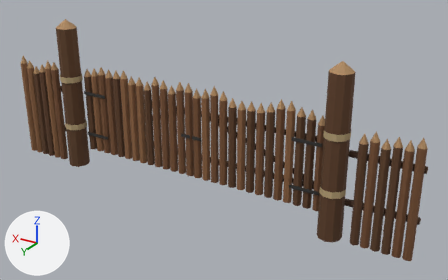
The glTF model public/assets/island/byeolmaru-v1/fence_gate_wide.glb as it was, and as the next commit left it.
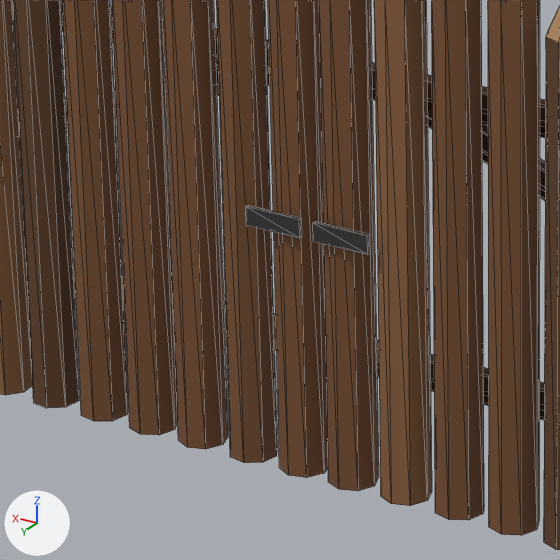
Each version appears first whole from a 50 mm camera at (-5.06, 7.37, 4.7) aimed at (-0.51, -0.2, 0.91), and next in a close-up on the part from 32% to 51% of the width and 36% to 68% of the height. Arrows for +X, +Y and +Z are at lower left; the lights stay in place. The last two pictures show the newer version. The close-ups show mesh edges as thin lines. Where no turn or scale is listed for an object, it has been applied to the vertices. Vertices at exactly the same position are counted once.
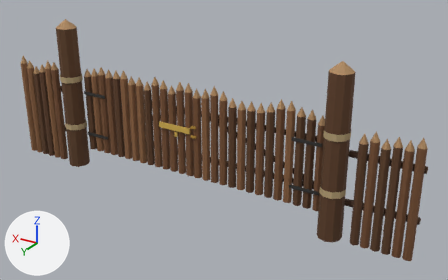
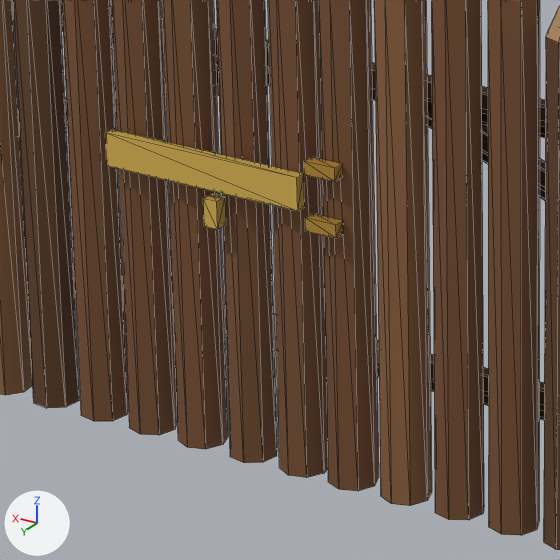
Where the change shows, as pixel boxes (x1, y1, x2, y2) in the close-ups (560 x 560 px):
'Mesh_0', reshaped: before (313, 0, 560, 550); after (304, 0, 560, 550)
part 1 of me_mesh_0, added: after (305, 213, 344, 238)
part 2 of me_mesh_0, recoloured: before (313, 221, 370, 255); after (304, 157, 343, 182)
part 3 of me_mesh_1, added (yellow): after (203, 194, 226, 230)
part 4 of me_mesh_1, recoloured: before (246, 205, 302, 238); after (106, 129, 304, 211)

The edits, one by one:
me_mesh_0 is used by ob_mesh_0; location (-5.8, 0.06, -0.1).
me_mesh_0 had 298 vertices, 432 faces and spanned x 3.6..5.79, y -0.33..-0.1, z 0.3..1.89.
me_mesh_0 now has 306 vertices, 444 faces and spans x 3.6..5.79, y -0.33..-0.08, z 0.3..1.89.
me_mesh_0 part 1: a new loose piece, a box spanning x 5.7..5.79, y -0.118..-0.083, z 1.007..1.043, in mat_primary.
me_mesh_0 part 2: 12 kept faces spanning x 5.7..5.79, y -0.12..-0.08, z 1.16..1.19 get new vertex colours.
Other edits to the shape of me_mesh_0 do not show in these pictures.
me_mesh_1 is used by ob_mesh_1; location (-1.4, 0.06, -0.1).
me_mesh_1 had 298 vertices, 432 faces and spanned x 1.41..3.6, y -0.33..-0.1, z 0.3..1.86.
me_mesh_1 now has 306 vertices, 444 faces and spans x 1.41..3.6, y -0.33..-0.08, z 0.3..1.86.
me_mesh_1 part 3: a new loose piece, a box spanning x 1.65..1.69, y -0.114..-0.076, z 0.957..1.033, in mat_primary.
me_mesh_1 part 4: 12 kept faces spanning x 1.41..1.99, y -0.11..-0.08, z 1.06..1.15 get new vertex colours; the middle colour goes from dark grey #343331 to yellow #d6b151.
Other edits to the shape of me_mesh_1 do not show in these pictures.
